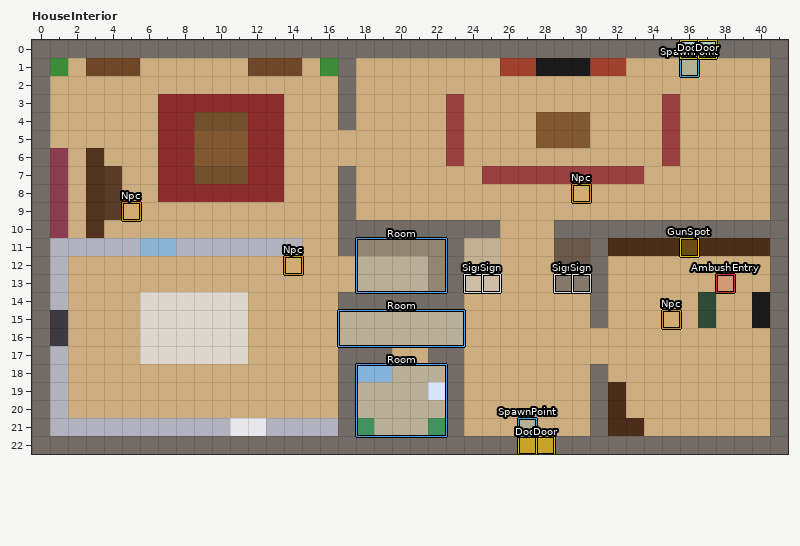
Two states of a LDtk project, ldtk/neighborhood.ldtk. The picture above is the old version.
Cells are 32x32 px. Shown: HouseInterior x 0..41, y 0..22. The commit also changed other parts of the map, which this record leaves out.
The result:
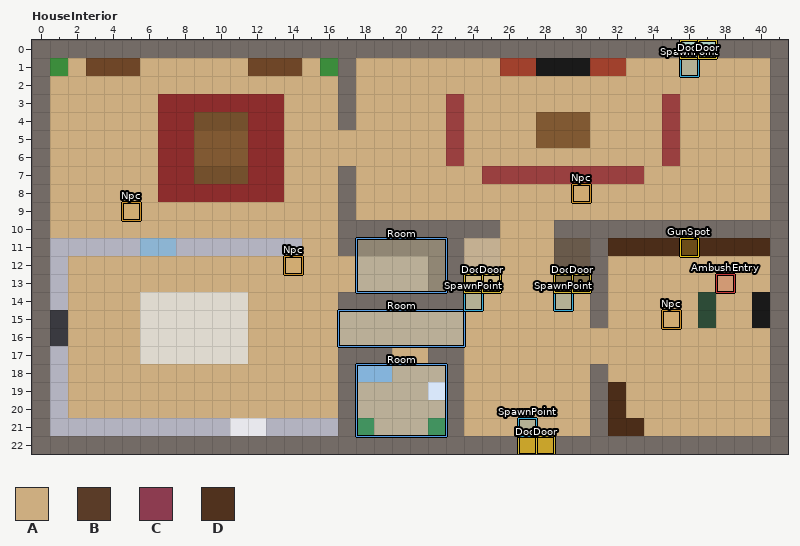
Key: from "Terrain": A 7 "Floor", B 20 "FurnitureStool", C 31 "FurnitureLiquorShelf", D 32 "FurnitureBarCounter".
_ is an empty cell, . an unchanged one.
Objects are placed by their top-left corner, in cells (3,4 is the top-left corner of cell 3,4); size is 1x1 cell unless given.
From old to new:
--- layer "Terrain"
@@ x 1..4 @@
- 6 C.D.
- 7 C.DB
- 8 C.DB
- 9 C.DB
-10 C.D.
+ 6 A.A.
+ 7 A.AA
+ 8 A.AA
+ 9 A.AA
+10 A.A.
--- layer "Entities"
+"SpawnPoint" rectangle at 24,14
+"SpawnPoint" rectangle at 29,14
+"Door" rectangle at 24,13
+"Door" rectangle at 25,13
+"Door" rectangle at 29,13
+"Door" rectangle at 30,13
-"Sign" rectangle at 24,13
-"Sign" rectangle at 25,13
-"Sign" rectangle at 29,13
-"Sign" rectangle at 30,13
